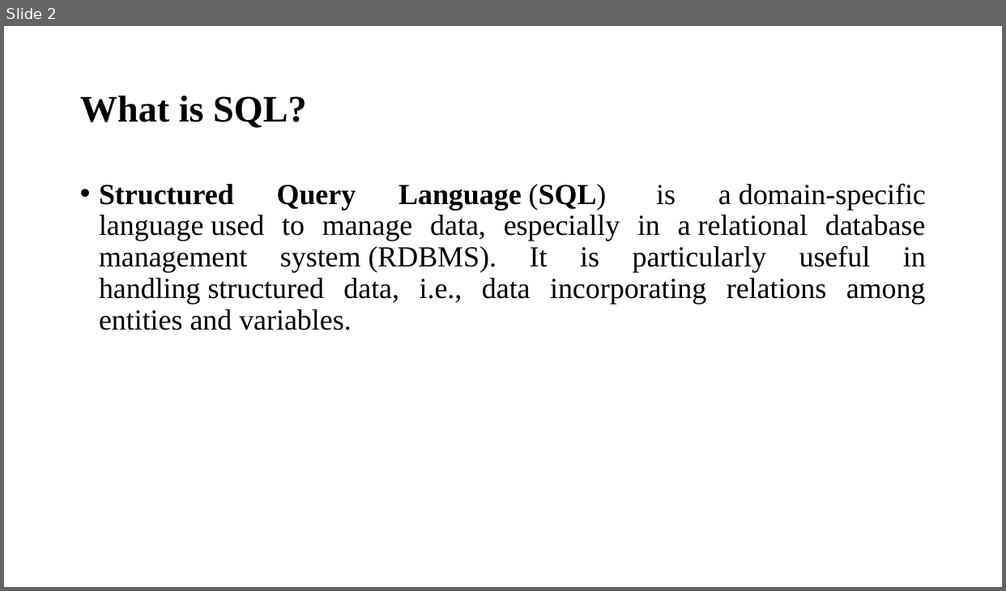
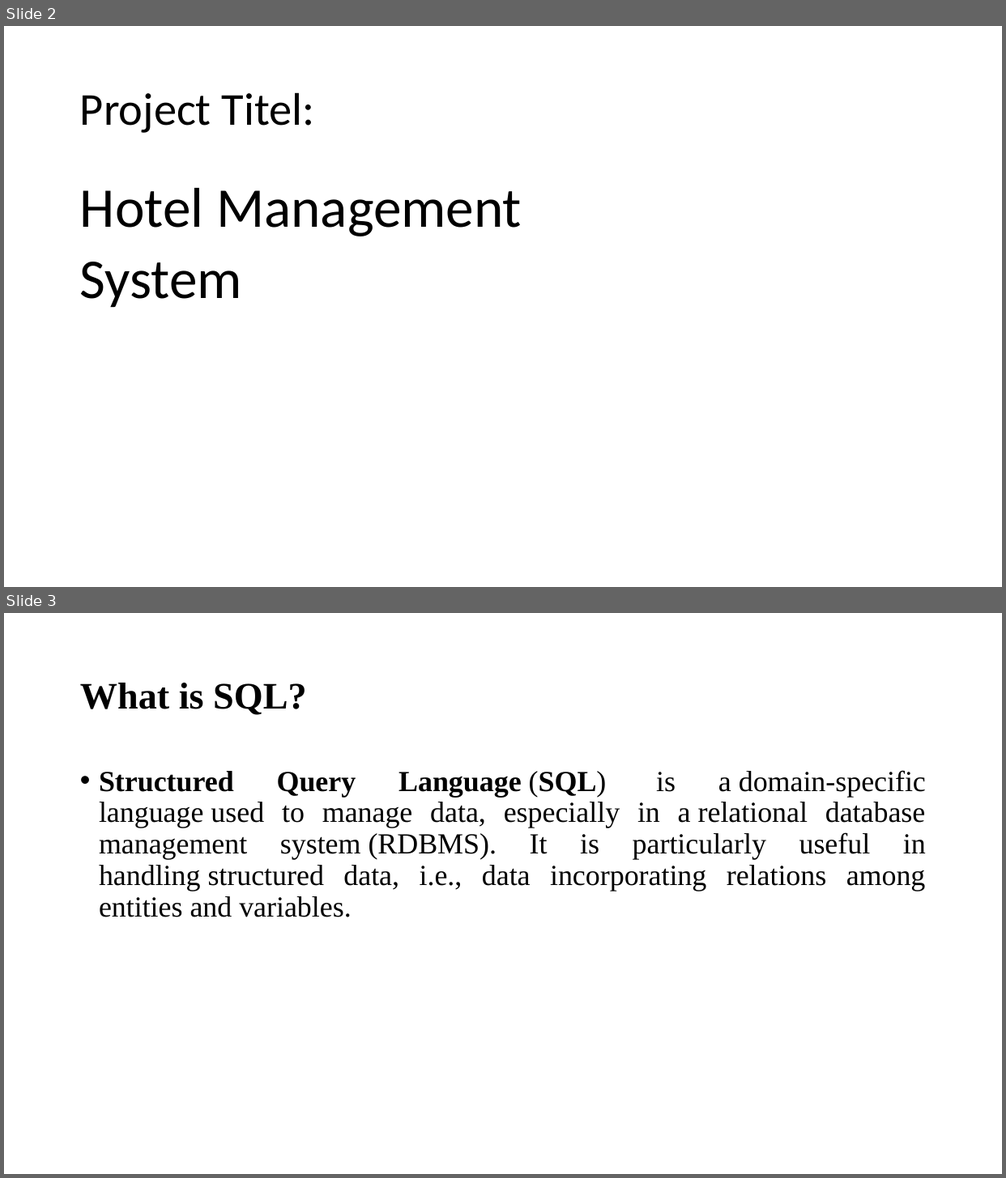
Before and after one commit to varunesharasu/MySQL, a slide deck: Project/ppt.pptx. Shown one above the other, each under a label of ours: slide 2 before the commit, slides 2 and 3 after it. The pictures are 1006x591 and 1006x1178 pixels, drawn with LibreOffice and Linux fonts; fonts in the diff are those of the drawing. Boxes give left, top, right and bottom in pixels: in the first picture for what was removed or moved away, otherwise in the second. Text is boxed around its words. In the diff, an @@ line names an element or a change of style, - is before the commit and + after.

```diff
--- a/Project/ppt.pptx
+++ b/Project/ppt.pptx
@@ slide 2 added at [4, 26, 1002, 587], background #FFFFFF @@
@@ title added at [80, 92, 315, 133], 44 pt, text #000000 @@
+Project Titel:
@@ text added at [80, 188, 522, 308], 54 pt, text #000000 @@
+Hotel Management
+System
@@ what was slide 2 is now slide 3 @@
```
Also in this commit, not shown: 1 other slide added, 1 slide removed.
